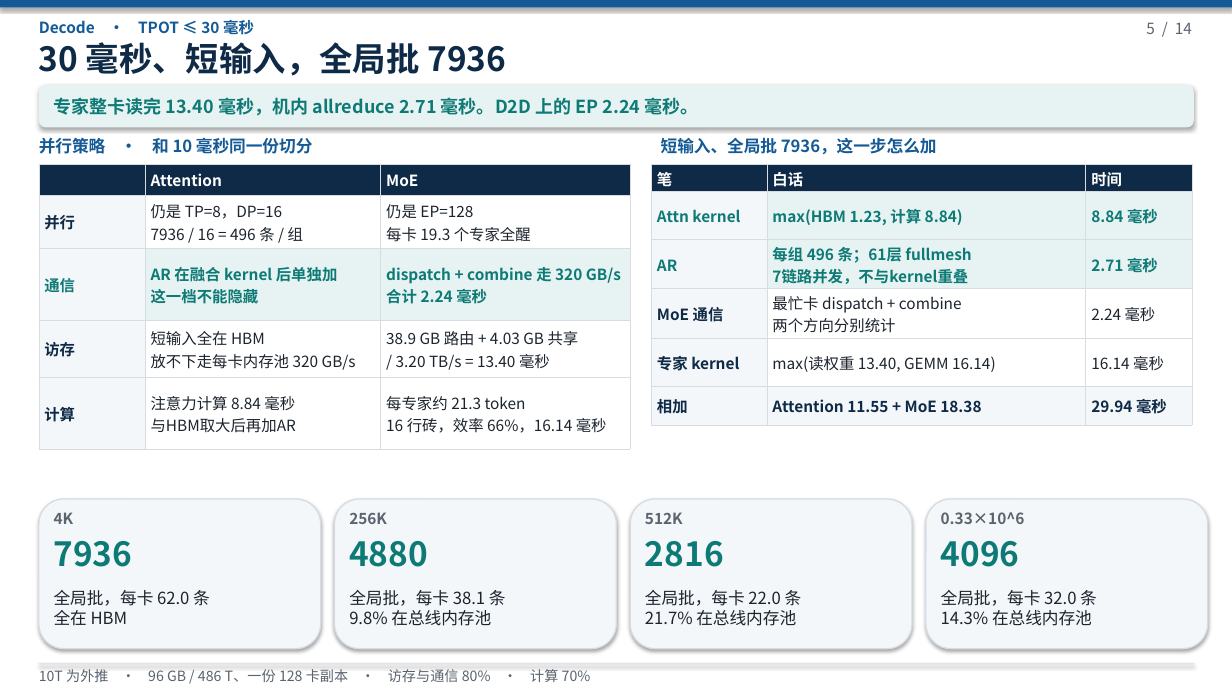
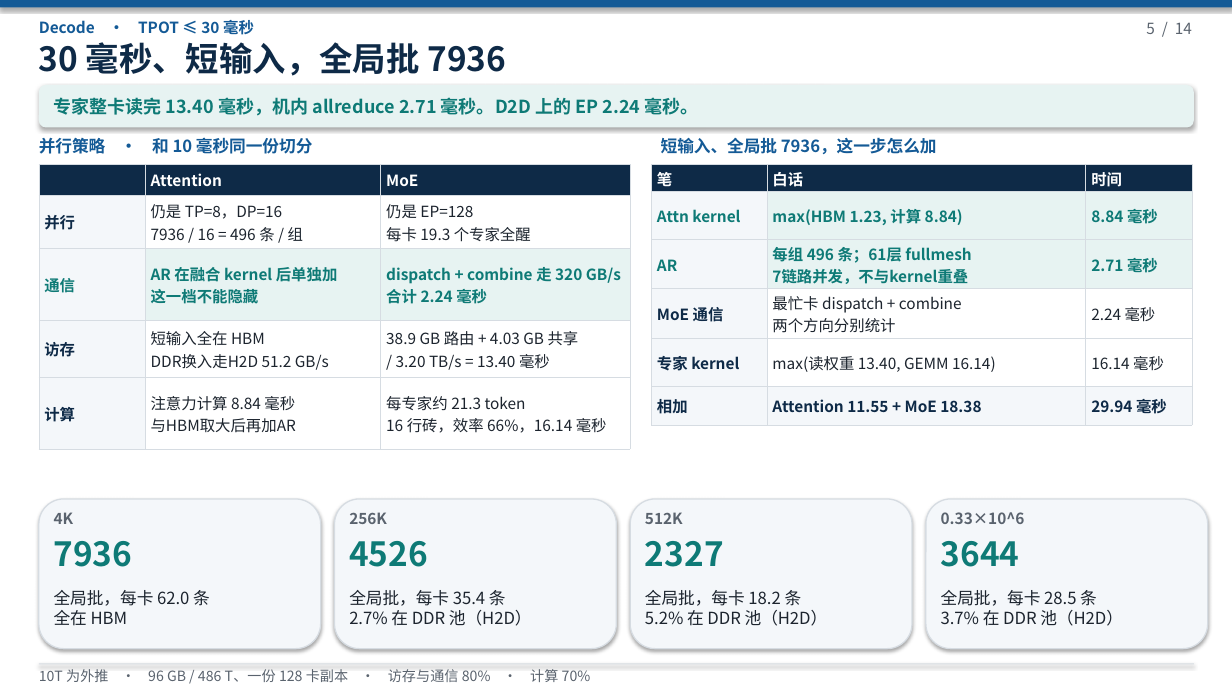
Before and after one commit to 69515164-rgb/UCL-MPComm, a slide deck: slide 5 of docs/deepseek-96g-slo.pptx. Drawn at 1232x693 pixels with LibreOffice and Linux fonts; fonts in the diff are those of the drawing. Boxes give left, top, right and bottom in pixels: in the first picture for what was removed or moved away, otherwise in the second. Text is boxed around its words. In the diff, an @@ line names an element or a change of style, - is before the commit and + after.

```diff
--- a/docs/deepseek-96g-slo.pptx
+++ b/docs/deepseek-96g-slo.pptx
@@ table at (x1=39, y1=165, x2=630, y2=437) @@
-row 4, column 2: 短输入全在 HBM / 放不下走每卡内存池 320 GB/s
+row 4, column 2: 短输入全在 HBM / DDR换入走H2D 51.2 GB/s
@@ text at (x1=349, y1=541, x2=428, y2=567): text changed @@
-4880
+4526
@@ text at (x1=645, y1=541, x2=724, y2=567): text changed @@
-2816
+2327
@@ text at (x1=941, y1=541, x2=1020, y2=567): text changed @@
-4096
+3644
@@ text at (x1=349, y1=590, x2=532, y2=626): text changed @@
-全局批，每卡 38.1 条
-9.8% 在总线内存池
+全局批，每卡 35.4 条
+2.7% 在 DDR 池（H2D）
@@ text at (x1=645, y1=590, x2=828, y2=626): text changed @@
-全局批，每卡 22.0 条
-21.7% 在总线内存池
+全局批，每卡 18.2 条
+5.2% 在 DDR 池（H2D）
@@ text at (x1=941, y1=590, x2=1123, y2=626): text changed @@
-全局批，每卡 32.0 条
-14.3% 在总线内存池
+全局批，每卡 28.5 条
+3.7% 在 DDR 池（H2D）
```
Also in this commit, not shown: 6 other slides changed, 1 other file.
